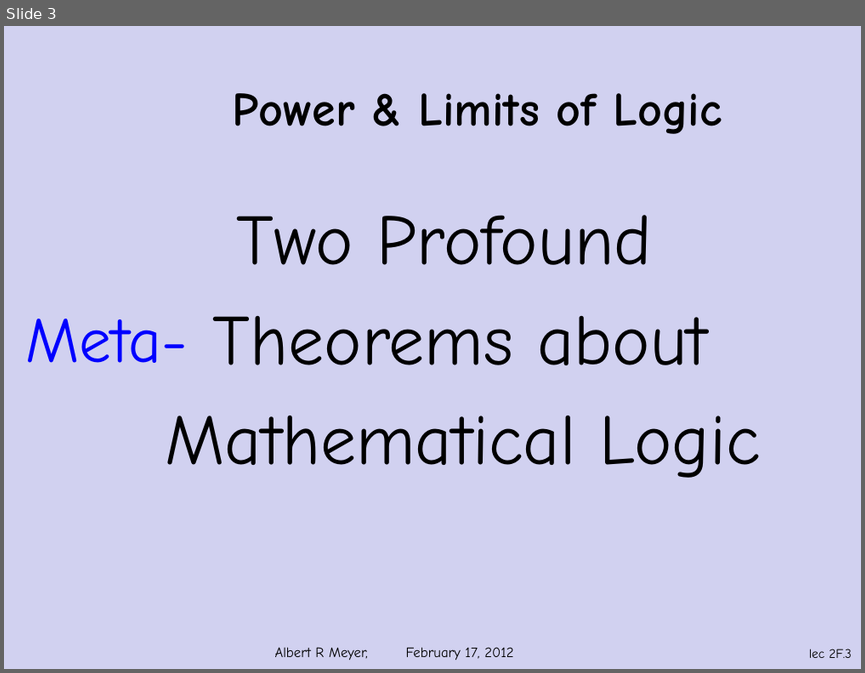
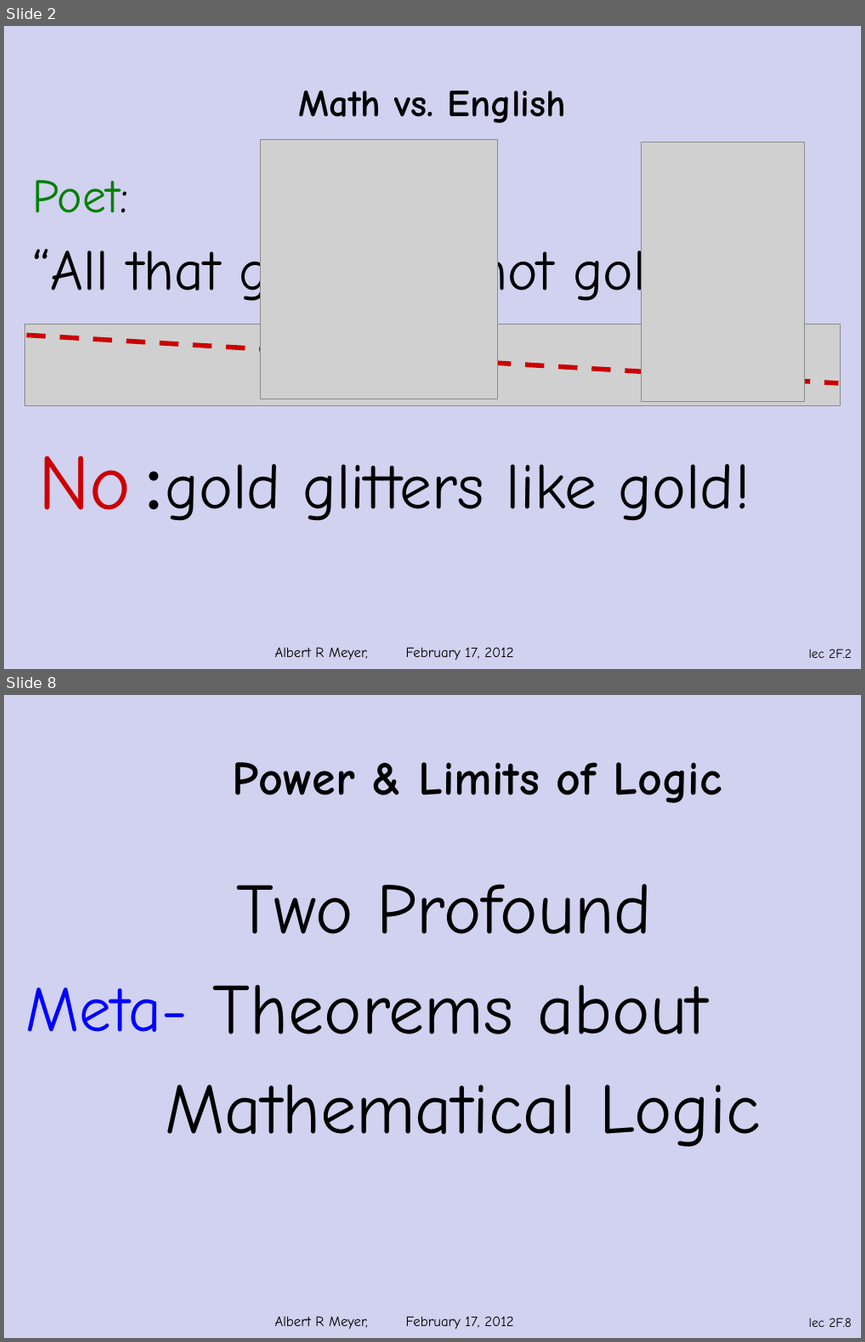
Before and after one commit to armeyer/mcs_web, a slide deck: spring12/slidesS12/predicate-logic3.pptx. Shown one above the other, each under a label of ours: slide 3 before the commit, slides 2 and 8 after it; the slides between them are not shown. The pictures are 865x673 and 865x1342 pixels, drawn with LibreOffice and Linux fonts; fonts in the diff are those of the drawing; grey boxes stand for pictures; background and template pictures are left out. Boxes give left, top, right and bottom in pixels: in the first picture for what was removed or moved away, otherwise in the second. Text is boxed around its words. In the diff, an @@ line names an element or a change of style, - is before the commit and + after.

```diff
--- a/spring12/slidesS12/predicate-logic3.pptx
+++ b/spring12/slidesS12/predicate-logic3.pptx
@@ slide 2 added at (4, 26, 861, 669), background #D1D1F0; not listed: 2 template elements that a slide beside it also shows @@
@@ title added at (298, 91, 567, 123), 32 pt, text #000000, bold @@
+Math vs. English
@@ picture added at (260, 139, 497, 397) @@
@@ picture added at (642, 142, 804, 402) @@
@@ text added at (33, 180, 704, 308), 48 pt, text #000000 @@
+Poet:
+“All that glitters is not gold.”
@@ picture added at (25, 324, 840, 406) @@
@@ line added from (26, 335) to (839, 383), #CC0000 4 pt dashed @@
@@ text added at (38, 455, 132, 510), 66 pt, text #CC0000 @@
+No
@@ text added at (165, 464, 749, 521), 54 pt, text #000000 @@
+:gold glitters like gold!
@@ what was slide 3 is now slide 8 @@
@@ page number at (809, 1317, 851, 1327): text changed @@
-lec 2F.3
+lec 2F.8
```
Also in this commit, not shown: 3 slides changed, 5 other slides added, 1 slide removed, 1 other file.
